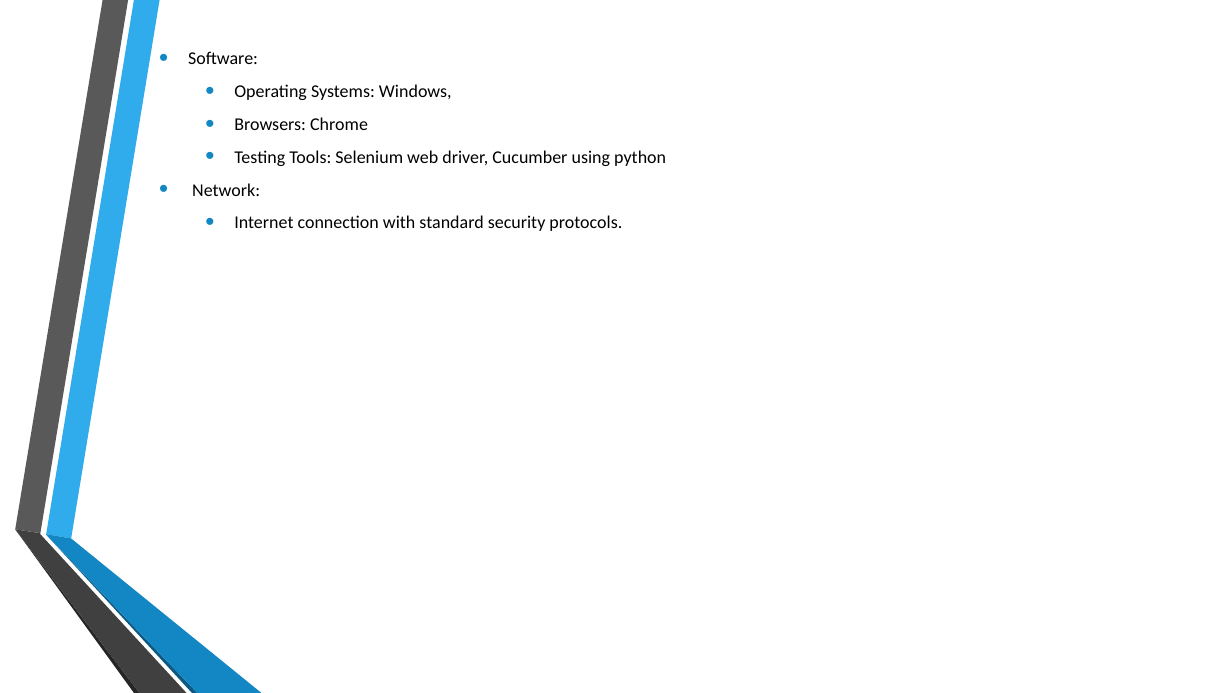
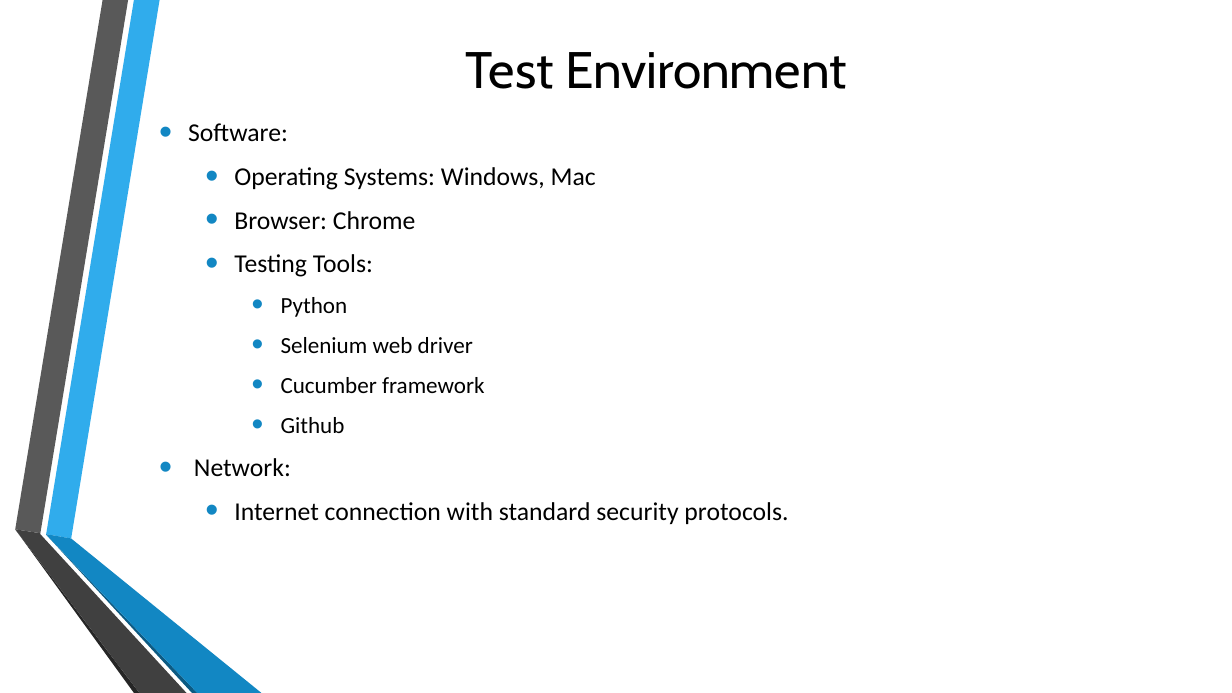
Before and after one commit to rohinitornal/riskpoint, a slide deck: slide 6 of SW Test Demo.pptx (slide 7 before the commit). Drawn at 1232x693 pixels with LibreOffice and Linux fonts; fonts in the diff are those of the drawing; background and template pictures are left out. Boxes give left, top, right and bottom in pixels: in the first picture for what was removed or moved away, otherwise in the second. Text is boxed around its words. In the diff, an @@ line names an element or a change of style, - is before the commit and + after.

```diff
--- a/SW Test Demo.pptx
+++ b/SW Test Demo.pptx
@@ title added at (x1=466, y1=52, x2=847, y2=89), 40 pt, text #000000 @@
+Test Environment
@@ text "Software:" moved from (x1=188, y1=51, x2=666, y2=231) to (x1=188, y1=123, x2=788, y2=524) @@
@@ text at (x1=188, y1=123, x2=788, y2=524): size 14 to 20 pt in "Software:", "Network:", "Internet connection with standard security protocols."; more space between paragraphs @@
@@ text at (x1=234, y1=167, x2=596, y2=433): text changed; size 14 to 20 pt @@
-  • Operating Systems: Windows,
-  • Browsers: Chrome
-  • Testing Tools: Selenium web driver, Cucumber using python
+  • Operating Systems: Windows, Mac
+  • Browser: Chrome
+  • Testing Tools:
+    • Python
+    • Selenium web driver
+    • Cucumber framework
+    • Github
```
Also in this commit, not shown: 6 other slides changed, 3 slides added, 3 slides removed, 7 other files.
